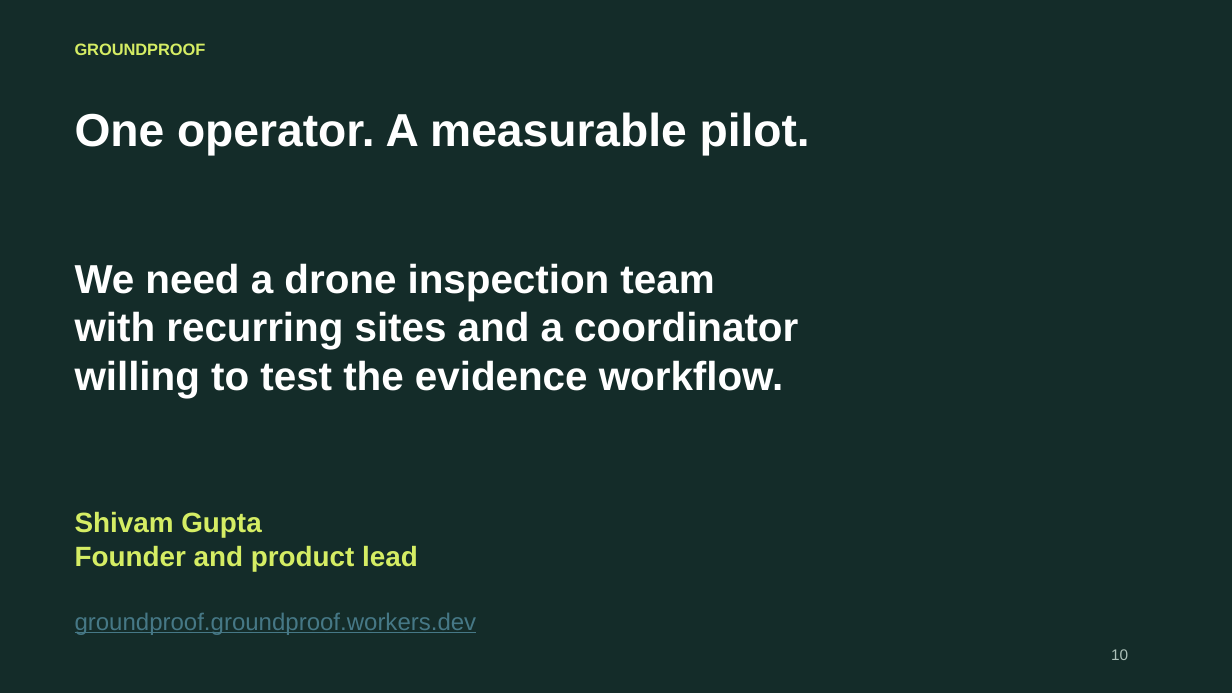
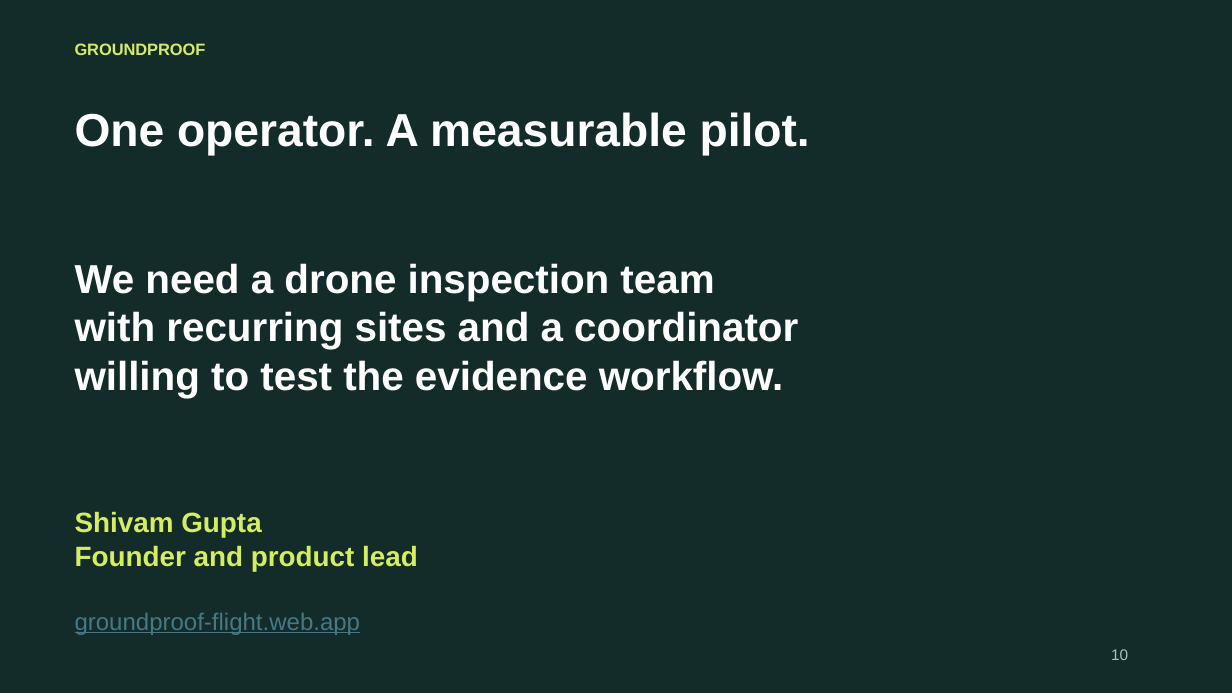
Before and after one commit to shi1720/HTCJ, a slide deck: slide 10 of docs/deliverables/groundproof-pitch.pptx. Drawn at 1232x693 pixels with LibreOffice and Linux fonts; fonts in the diff are those of the drawing. Boxes give left, top, right and bottom in pixels: in the first picture for what was removed or moved away, otherwise in the second. Text is boxed around its words. In the diff, an @@ line names an element or a change of style, - is before the commit and + after.

```diff
--- a/docs/deliverables/groundproof-pitch.pptx
+++ b/docs/deliverables/groundproof-pitch.pptx
@@ text at [75, 613, 361, 635]: text changed @@
-groundproof.groundproof.workers.dev
+groundproof-flight.web.app
```
Also in this commit, not shown: 4 other slides changed, 33 other files.
